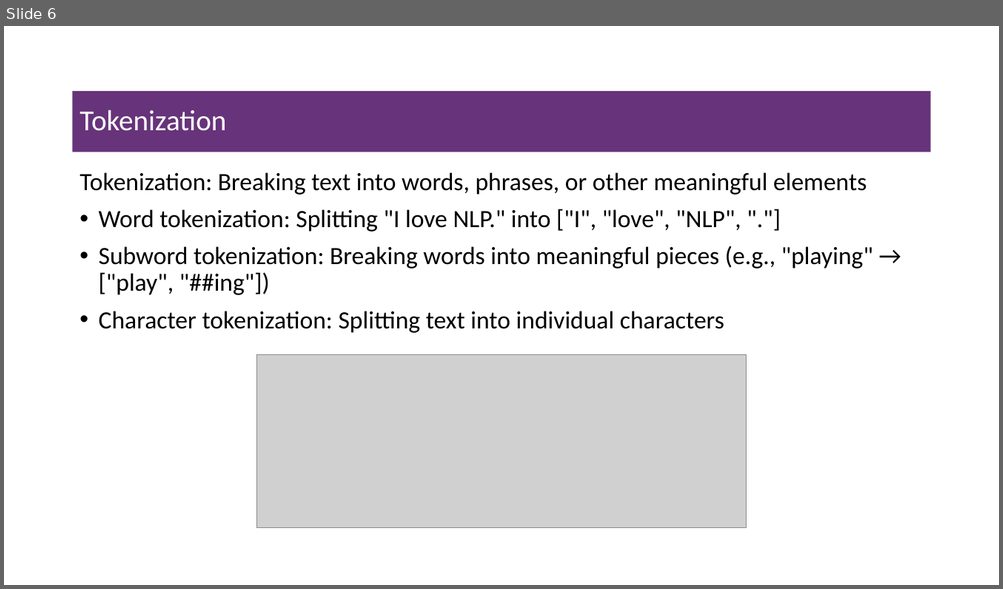
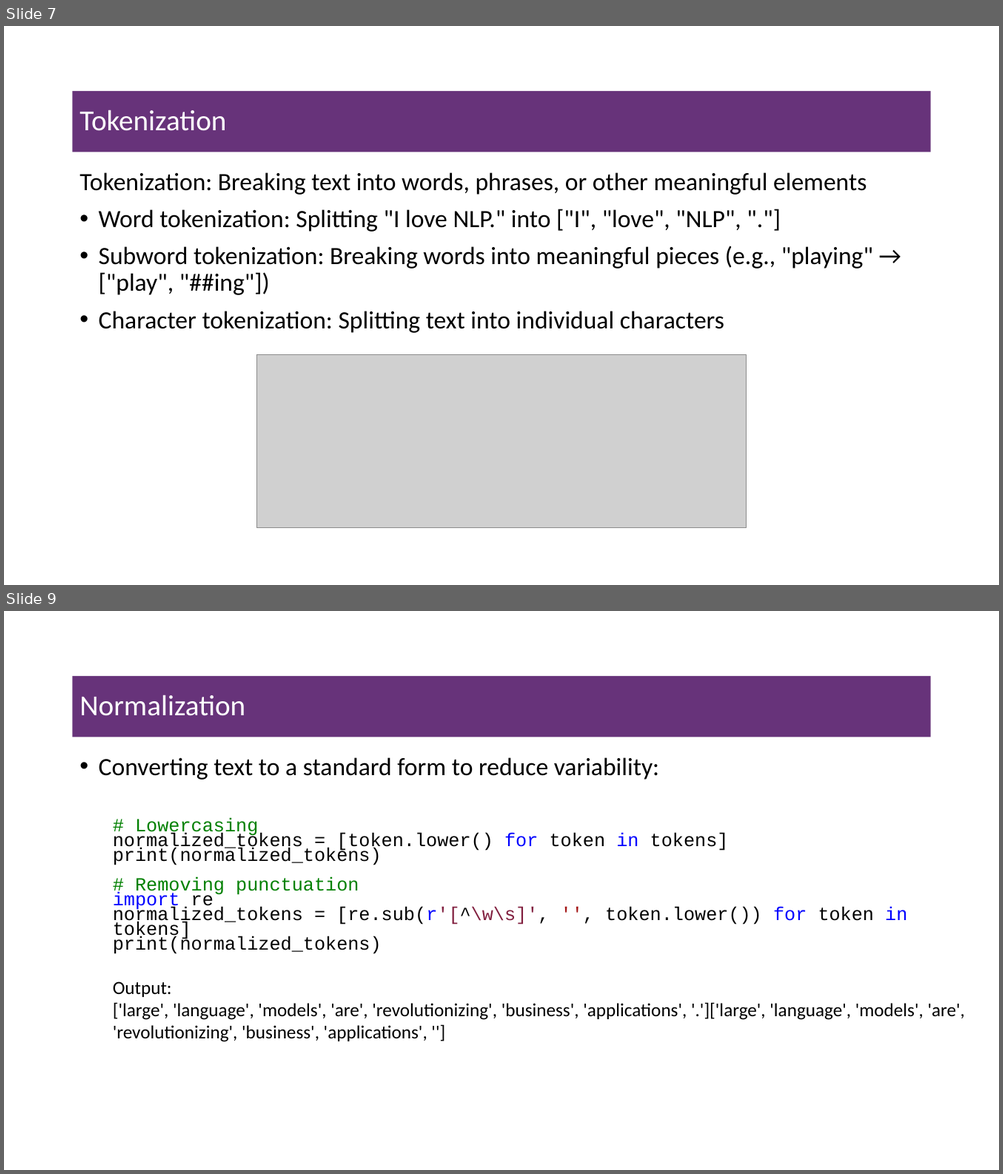
Before and after one commit to msfasha/307307-BI-Methods, a slide deck: 20242-NLP-LLM/lecture notes/Part 1 - Introduction to NLP/1-introduction to NLP.pptx. Shown one above the other, each under a label of ours: slide 6 before the commit, slides 7 and 9 after it; the slides between them are not shown. The pictures are 1003x589 and 1003x1174 pixels, drawn with LibreOffice and Linux fonts; fonts in the diff are those of the drawing; grey boxes stand for pictures; background and template pictures are left out. Boxes give left, top, right and bottom in pixels: in the first picture for what was removed or moved away, otherwise in the second. Text is boxed around its words. In the diff, an @@ line names an element or a change of style, - is before the commit and + after.

```diff
--- a/20242-NLP-LLM/lecture notes/Part 1 - Introduction to NLP/1-introduction to NLP.pptx
+++ b/20242-NLP-LLM/lecture notes/Part 1 - Introduction to NLP/1-introduction to NLP.pptx
@@ slide 9 added at (x1=4, y1=611, x2=999, y2=1170), background #FFFFFF @@
@@ title added at (x1=73, y1=676, x2=930, y2=737), fill #67337A, 28 pt, text #FFFFFF @@
+Normalization
@@ text added at (x1=99, y1=758, x2=659, y2=780), 24 pt, text #000000 @@
+• Converting text to a standard form to reduce variability:
@@ text added at (x1=113, y1=817, x2=907, y2=954), 18 pt, text #000000 @@
+# Lowercasing
+normalized_tokens = [token.lower() for token in tokens]
+print(normalized_tokens)
+# Removing punctuation
+import re
+normalized_tokens = [re.sub(r'[^\w\s]', '', token.lower()) for token in tokens]
+print(normalized_tokens)
@@ text added at (x1=113, y1=982, x2=965, y2=1042), 18 pt, text #000000 @@
+Output:
+['large', 'language', 'models', 'are', 'revolutionizing', 'business', 'applications', '.']['large', 'language', 'models', 'are', 'revolutionizing', 'business', 'applications', '']
@@ what was slide 6 is now slide 7 @@
```
Also in this commit, not shown: 1 slide changed, 22 other slides added, 7 other files.
